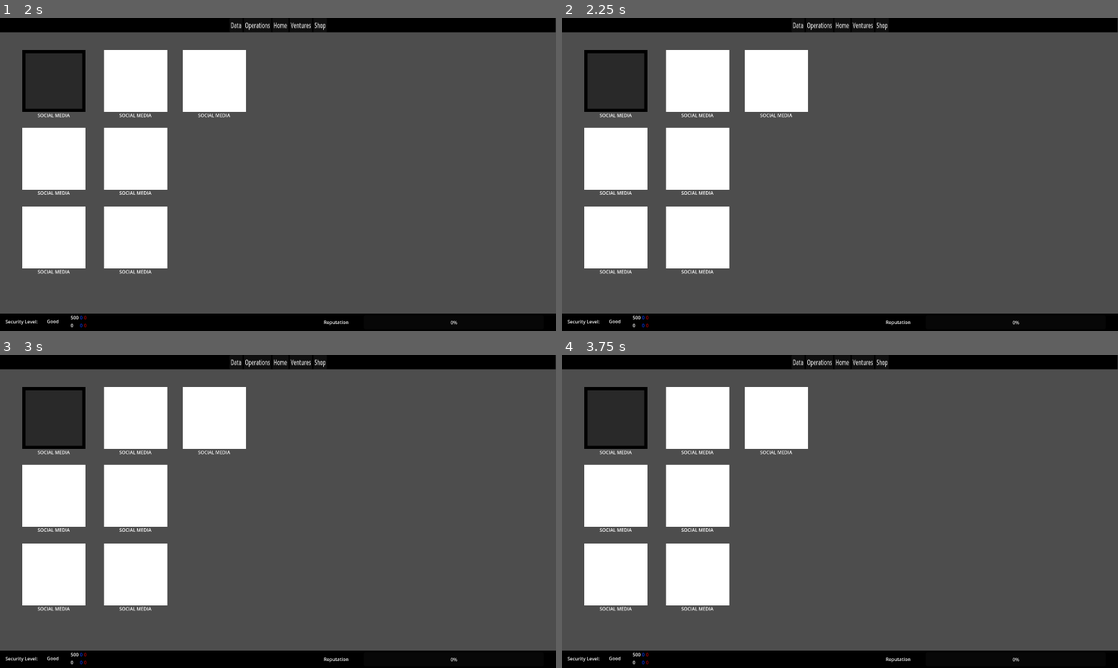
Above: before the commit, frames 1-4 (two rows, left to right).
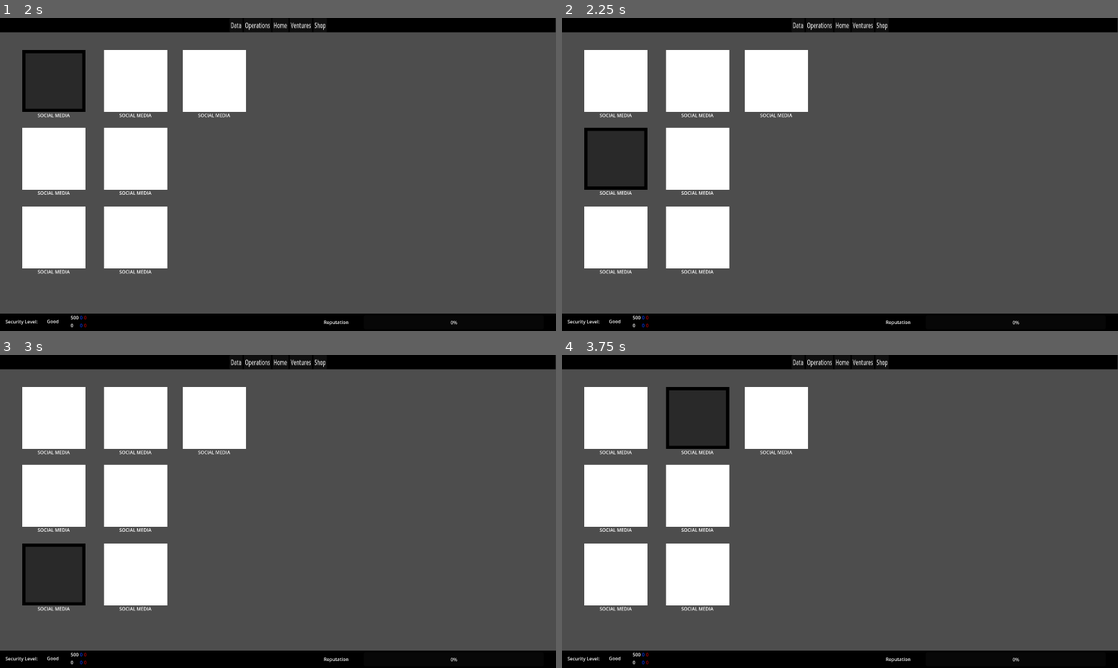
Above: after the commit, the same moments.

Repository: worrall1/PrivacyGame
Game: Godot game, scene res://Upgrades.tscn
Same seed, same stepped clock (60 frames per second), same inputs: the game is played once before the commit and once after it. The project has no main scene, so this scene is started directly.
Inputs:
- Up to frame 1 (2 s): click "Ventures" at 0.5 s; click "SOCIAL MEDIA" at 1.25 s
- Up to frame 2 (2.25 s): click "SOCIAL MEDIA" at 2 s
- Up to frame 3 (3 s): click "SOCIAL MEDIA" at 2.75 s
- Up to frame 4 (3.75 s): click "SOCIAL MEDIA" at 3.5 s

Frame 1 is identical in both runs. In frame 2, 4.5% of the frame differs, in the area x 4-16%, y 10-55%; in frame 3, 4.5%; in frame 4, 4.5%.
Error before the commit: Invalid assignment of property or key 'selectedNode' with value of type 'TextureButton (VentureButton.gd)' on a base object of type 'Node2D (Upgrades.gd)'. (re…

Commit message:
Fixed upgrade buttons

Diff:
--- a/Upgrades.gd
+++ b/Upgrades.gd
@@ -1,6 +1,6 @@
 extends Node2D
 
-var selected
+var selected = 0
 var currentSelection = null
 
 
--- a/VentureButton.gd
+++ b/VentureButton.gd
@@ -31,7 +31,22 @@
 
 
 			toggle = true
-			parent.selectedNode = self
+			parent.currentSelection = self
+
+		elif parent.selected == 1:
+
+
+			parent.currentSelection.texture_normal = default_texture
+			parent.currentSelection.toggle = false
+
+			texture_normal = textura
+			parent.selected = 1
+
+
+			toggle = true
+			parent.currentSelection = self
+
+
 
 	elif toggle == true:
 		texture_normal = default_texture
